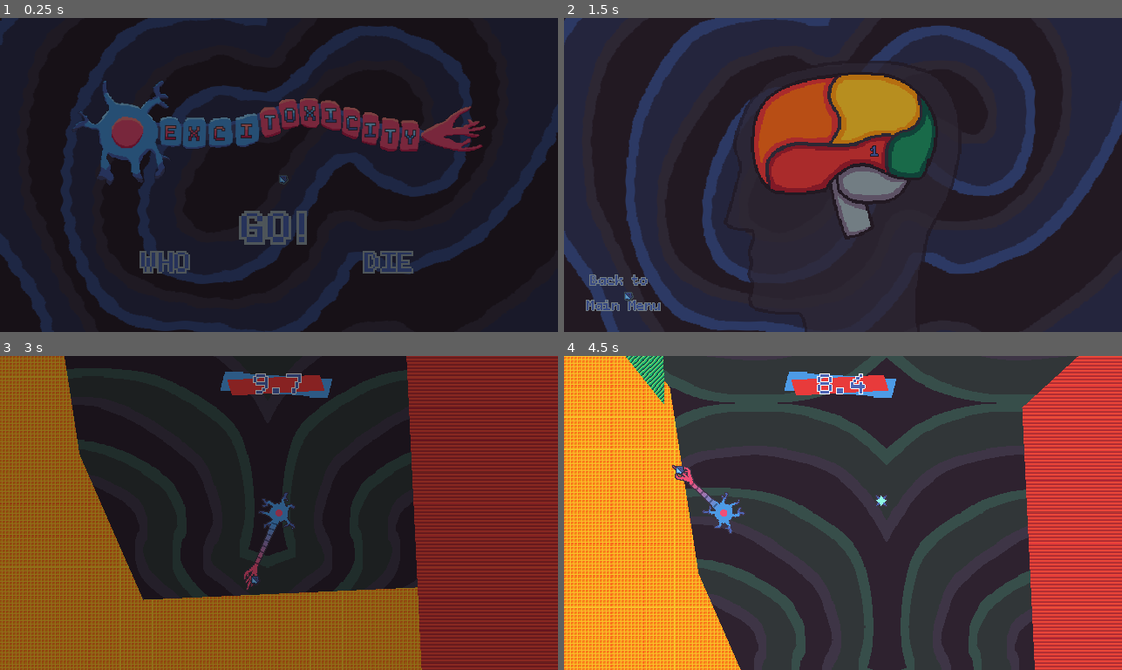
Above: before the commit, frames 1-4 (two rows, left to right).
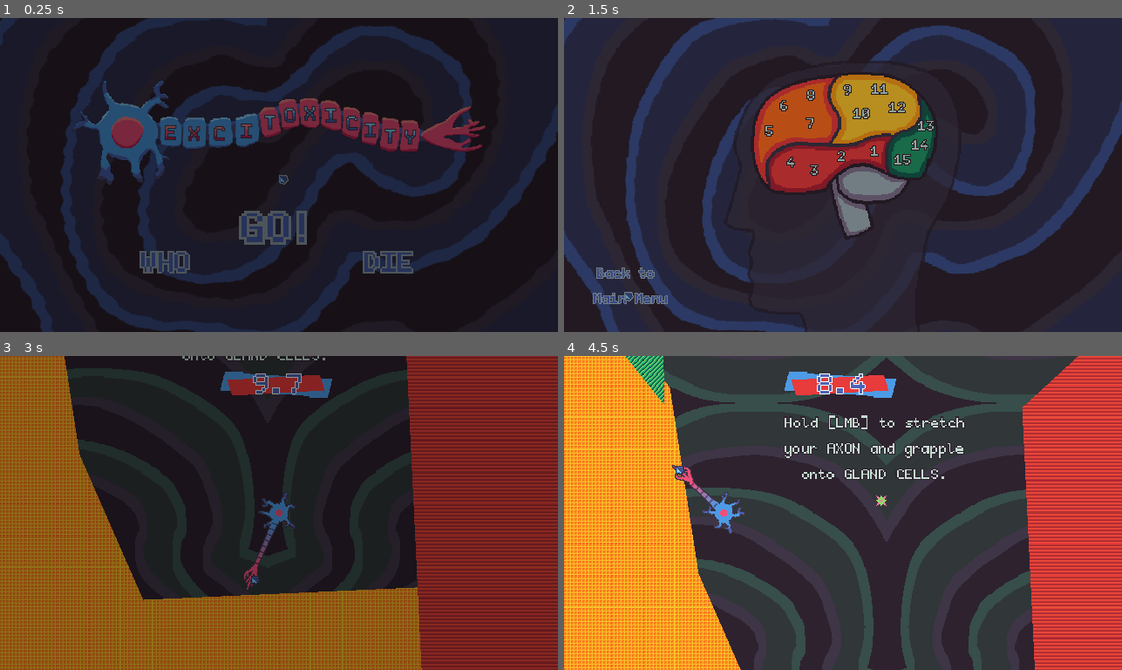
Above: after the commit, the same moments.

Repository: bnhrl/MomentumIsEverythingCountDown
Game: Godot game, scene res://Game/MainMenu/main_menu.tscn
Two runs of this game, one before a commit and one after it. Both use one fixed random seed, a clock stepped at 60 frames per second and the inputs below.
Inputs (mouse positions are in pixels of both pictures, inside the frame that each line leads up to):
- Up to frame 1 (0.25 s): no input
- Up to frame 2 (1.5 s): move the mouse to (831, 225) at 0.52 s; hold D (right) 0.53-1.28 s; click (831, 225) at 0.6 s; move the mouse to (625, 291) at 1.27 s; hold S (down) from 1.28 s (still down); click (625, 291) at 1.35 s
- Up to frame 3 (3 s): move the mouse to (312, 487) at 2.02 s; release S (down) at 2.03 s; hold D (right) 2.03-2.78 s; click (312, 487) at 2.1 s; move the mouse to (251, 575) at 2.77 s; hold W (up) from 2.78 s (still down); click (251, 575) at 2.85 s
- Up to frame 4 (4.5 s): move the mouse to (1010, 560) at 3.52 s; release W (up) at 3.53 s; hold A (left) from 3.53 s (still down); click (1010, 560) at 3.6 s; move the mouse to (675, 465) at 4.27 s; click (675, 465) at 4.35 s

The runs differ from the first frame. In frame 1, less than 0.1% of the frame differs, in the area x 50-52%, y 50-54%; in frame 2, 1.8%, in the area x 3-67%, y 20-94%; in frame 3, 0.1%; in frame 4, 1.1%.

Commit message:
Made audio scale with the time scale,  added grapple shoot sound, various additions & adjustments

Diff:
--- a/Game/Interactable/WorldButton/world_button.tscn
+++ b/Game/Interactable/WorldButton/world_button.tscn
@@ -3,6 +3,7 @@
 [ext_resource type="Texture2D" uid="uid://dj5qbrrdc5202" path="res://Game/Interactable/WorldButton/button.png" id="1_87fsa"]
 [ext_resource type="Script" uid="uid://dtdwwroehi63g" path="res://Game/Interactable/WorldButton/world_button.gd" id="1_r7rje"]
 [ext_resource type="PackedScene" uid="uid://legpy3ql7st2" path="res://Game/Interactable/_Base/interactable.tscn" id="1_wn0vo"]
+[ext_resource type="Material" uid="uid://behb1ngel53g" path="res://Assets/Materials/outline_2d.tres" id="2_6h5fk"]
 [ext_resource type="Texture2D" uid="uid://bft3v4m5kk5op" path="res://Game/Interactable/WorldButton/button_press_effect.png" id="4_jyhi0"]
 [ext_resource type="AudioStream" uid="uid://dgsxxymg84k6l" path="res://Assets/Sounds/button_press.mp3" id="5_kc8o7"]
 
@@ -90,6 +91,7 @@
 script = ExtResource("1_r7rje")
 
 [node name="Sprite" type="AnimatedSprite2D" parent="." unique_id=1340318460]
+material = ExtResource("2_6h5fk")
 sprite_frames = SubResource("SpriteFrames_c6smh")
 autoplay = "default"
 
--- a/Game/LevelSelect/level_select.gd
+++ b/Game/LevelSelect/level_select.gd
@@ -1,5 +1,7 @@
 class_name LevelSelect extends Control
 
+func _ready() -> void:
+	RenderingServer.global_shader_parameter_set("outline_color", Color("9babb2"))
 
 func _on_btn_main_menu_pressed() -> void:
 	Scenes.swap_scene("Main Menu")
--- a/Game/LevelSelect/level_select.tscn
+++ b/Game/LevelSelect/level_select.tscn
@@ -27,10 +27,10 @@
 
 [node name="BtnMainMenu" parent="." unique_id=1301211313 instance=ExtResource("2_eeebr")]
 layout_mode = 0
-offset_left = 24.0
-offset_top = 285.0
-offset_right = 114.0
-offset_bottom = 342.0
+offset_left = 32.0
+offset_top = 277.0
+offset_right = 122.0
+offset_bottom = 334.0
 theme_override_colors/font_outline_color = Color(0.60784316, 0.67058825, 0.69803923, 1)
 text = "Back to
 Main Menu"
@@ -49,8 +49,179 @@
 offset_top = 137.0
 offset_right = 369.0
 offset_bottom = 167.0
+theme_override_colors/default_color = Color(0.78039217, 0.8627451, 0.8156863, 1)
 text = "1"
 level = 1
+default_color = Color(0.78039217, 0.8627451, 0.8156863, 1)
+hover_color = Color(0.3019608, 0.60784316, 0.9019608, 1)
+
+[node name="BtnLevel2" parent="." unique_id=838363682 instance=ExtResource("3_eeebr")]
+layout_mode = 0
+offset_left = 307.0
+offset_top = 143.0
+offset_right = 331.0
+offset_bottom = 173.0
+theme_override_colors/default_color = Color(0.78039217, 0.8627451, 0.8156863, 1)
+text = "2"
+level = 2
+default_color = Color(0.78039217, 0.8627451, 0.8156863, 1)
+hover_color = Color(0.3019608, 0.60784316, 0.9019608, 1)
+
+[node name="BtnLevel3" parent="." unique_id=1512173018 instance=ExtResource("3_eeebr")]
+layout_mode = 0
+offset_left = 276.0
+offset_top = 159.0
+offset_right = 300.0
+offset_bottom = 189.0
+theme_override_colors/default_color = Color(0.78039217, 0.8627451, 0.8156863, 1)
+text = "3"
+level = 3
+default_color = Color(0.78039217, 0.8627451, 0.8156863, 1)
+hover_color = Color(0.3019608, 0.60784316, 0.9019608, 1)
+
+[node name="BtnLevel4" parent="." unique_id=1516766094 instance=ExtResource("3_eeebr")]
+layout_mode = 0
+offset_left = 249.0
+offset_top = 150.0
+offset_right = 273.0
+offset_bottom = 180.0
+theme_override_colors/default_color = Color(0.78039217, 0.8627451, 0.8156863, 1)
+text = "4"
+level = 4
+default_color = Color(0.78039217, 0.8627451, 0.8156863, 1)
+hover_color = Color(0.3019608, 0.60784316, 0.9019608, 1)
+
+[node name="BtnLevel5" parent="." unique_id=1880270758 instance=ExtResource("3_eeebr")]
+layout_mode = 0
+offset_left = 224.0
+offset_top = 114.0
+offset_right = 248.0
+offset_bottom = 144.0
+theme_override_colors/default_color = Color(0.78039217, 0.8627451, 0.8156863, 1)
+text = "5"
+level = 5
+default_color = Color(0.78039217, 0.8627451, 0.8156863, 1)
+hover_color = Color(0.3019608, 0.60784316, 0.9019608, 1)
+
+[node name="BtnLevel6" parent="." unique_id=1343485253 instance=ExtResource("3_eeebr")]
+layout_mode = 0
+offset_left = 241.0
+offset_top = 85.0
+offset_right = 265.0
+offset_bottom = 115.0
+theme_override_colors/default_color = Color(0.78039217, 0.8627451, 0.8156863, 1)
+text = "6"
+level = 6
+default_color = Color(0.78039217, 0.8627451, 0.8156863, 1)
+hover_color = Color(0.3019608, 0.60784316, 0.9019608, 1)
+
+[node name="BtnLevel7" parent="." unique_id=258237501 instance=ExtResource("3_eeebr")]
+layout_mode = 0
+offset_left = 271.0
+offset_top = 105.0
+offset_right = 295.0
+offset_bottom = 135.0
+theme_override_colors/default_color = Color(0.78039217, 0.8627451, 0.8156863, 1)
+text = "7"
+level = 7
+default_color = Color(0.78039217, 0.8627451, 0.8156863, 1)
+hover_color = Color(0.3019608, 0.60784316, 0.9019608, 1)
+
+[node name="BtnLevel8" parent="." unique_id=1225651890 instance=ExtResource("3_eeebr")]
+layout_mode = 0
+offset_left = 272.0
+offset_top = 73.0
+offset_right = 296.0
+offset_bottom = 103.0
+theme_override_colors/default_color = Color(0.78039217, 0.8627451, 0.8156863, 1)
+text = "8"
+level = 8
+default_color = Color(0.78039217, 0.8627451, 0.8156863, 1)
+hover_color = Color(0.3019608, 0.60784316, 0.9019608, 1)
+
+[node name="BtnLevel9" parent="." unique_id=1100347139 instance=ExtResource("3_eeebr")]
+layout_mode = 0
+offset_left = 314.0
+offset_top = 67.0
+offset_right = 338.0
+offset_bottom = 97.0
+theme_override_colors/default_color = Color(0.78039217, 0.8627451, 0.8156863, 1)
+text = "9"
+level = 9
+default_color = Color(0.78039217, 0.8627451, 0.8156863, 1)
+hover_color = Color(0.3019608, 0.60784316, 0.9019608, 1)
+
+[node name="BtnLevel10" parent="." unique_id=631110659 instance=ExtResource("3_eeebr")]
+layout_mode = 0
+offset_left = 330.0
+offset_top = 94.0
+offset_right = 354.0
+offset_bottom = 124.0
+theme_override_colors/default_color = Color(0.78039217, 0.8627451, 0.8156863, 1)
+text = "10"
+level = 10
+default_color = Color(0.78039217, 0.8627451, 0.8156863, 1)
+hover_color = Color(0.3019608, 0.60784316, 0.9019608, 1)
+
+[node name="BtnLevel11" parent="." unique_id=1159681044 instance=ExtResource("3_eeebr")]
+layout_mode = 0
+offset_left = 351.0
+offset_top = 66.0
+offset_right = 375.0
+offset_bottom = 96.0
+theme_override_colors/default_color = Color(0.78039217, 0.8627451, 0.8156863, 1)
+text = "11"
+level = 11
+default_color = Color(0.78039217, 0.8627451, 0.8156863, 1)
+hover_color = Color(0.3019608, 0.60784316, 0.9019608, 1)
+
+[node name="BtnLevel12" parent="." unique_id=2053102395 instance=ExtResource("3_eeebr")]
+layout_mode = 0
+offset_left = 371.0
+offset_top = 87.0
+offset_right = 395.0
+offset_bottom = 117.0
+theme_override_colors/default_color = Color(0.78039217, 0.8627451, 0.8156863, 1)
+text = "12"
+level = 12
+default_color = Color(0.78039217, 0.8627451, 0.8156863, 1)
+hover_color = Color(0.3019608, 0.60784316, 0.9019608, 1)
+
+[node name="BtnLevel13" parent="." unique_id=348436725 instance=ExtResource("3_eeebr")]
+layout_mode = 0
+offset_left = 404.0
+offset_top = 108.0
+offset_right = 428.0
+offset_bottom = 138.0
+theme_override_colors/default_color = Color(0.78039217, 0.8627451, 0.8156863, 1)
+text = "13"
+level = 13
+default_color = Color(0.78039217, 0.8627451, 0.8156863, 1)
+hover_color = Color(0.3019608, 0.60784316, 0.9019608, 1)
+
+[node name="BtnLevel14" parent="." unique_id=1189631648 instance=ExtResource("3_eeebr")]
+layout_mode = 0
+offset_left = 397.0
+offset_top = 130.0
+offset_right = 421.0
+offset_bottom = 160.0
+theme_override_colors/default_color = Color(0.78039217, 0.8627451, 0.8156863, 1)
+text = "14"
+level = 14
+default_color = Color(0.78039217, 0.8627451, 0.8156863, 1)
+hover_color = Color(0.3019608, 0.60784316, 0.9019608, 1)
+
+[node name="BtnLevel15" parent="." unique_id=1979077655 instance=ExtResource("3_eeebr")]
+layout_mode = 0
+offset_left = 377.0
+offset_top = 147.0
+offset_right = 401.0
+offset_bottom = 177.0
+theme_override_colors/default_color = Color(0.78039217, 0.8627451, 0.8156863, 1)
+text = "15"
+level = 15
+default_color = Color(0.78039217, 0.8627451, 0.8156863, 1)
+hover_color = Color(0.3019608, 0.60784316, 0.9019608, 1)
 
 [node name="Background" type="CanvasGroup" parent="." unique_id=1425335490]
 z_index = -2
--- a/Game/Levels/Level1/level_1.tscn
+++ b/Game/Levels/Level1/level_1.tscn
@@ -101,3 +101,35 @@
 
 [node name="CompletionZone0" parent="CompletionZones" parent_id_path=PackedInt32Array(1863227345) index="0" unique_id=241888325 instance=ExtResource("8_tlwvc")]
 position = Vector2(1534, 127)
+
+[node name="Tutorial0" type="RichTextLabel" parent="." index="12" unique_id=1358969739]
+clip_contents = false
+offset_left = 237.0
+offset_top = 636.0
+offset_right = 457.0
+offset_bottom = 744.0
+mouse_filter = 2
+theme_override_colors/default_color = Color(0.78039217, 0.8627451, 0.8156863, 1)
+theme_override_colors/font_outline_color = Color(0.18039216, 0.13333334, 0.18431373, 1)
+theme_override_constants/outline_size = 4
+bbcode_enabled = true
+text = "Hold [LMB] to stretch your AXON and grapple onto GLAND CELLS."
+scroll_active = false
+horizontal_alignment = 1
+vertical_alignment = 1
+
+[node name="Tutorial1" type="RichTextLabel" parent="." index="13" unique_id=692343368]
+clip_contents = false
+offset_left = 835.0
+offset_top = 529.0
+offset_right = 1055.0
+offset_bottom = 637.0
+mouse_filter = 2
+theme_override_colors/default_color = Color(0.78039217, 0.8627451, 0.8156863, 1)
+theme_override_colors/font_outline_color = Color(0.18039216, 0.13333334, 0.18431373, 1)
+theme_override_constants/outline_size = 4
+bbcode_enabled = true
+text = "You must be moving quickly to get over DEATH PITS."
+scroll_active = false
+horizontal_alignment = 1
+vertical_alignment = 1
--- a/Game/Levels/_Base/level.gd
+++ b/Game/Levels/_Base/level.gd
@@ -66,6 +66,7 @@
 	Effects.intensify()
 	var excitotoxicity := EXCITOTOXICITY.instantiate()
 	add_child(excitotoxicity)
+	await Delays.wait(0.2)
 	spawn_enzyme()
 
 func player_dead() -> void:
--- a/Game/MainMenu/main_menu.gd
+++ b/Game/MainMenu/main_menu.gd
@@ -2,7 +2,7 @@
 
 
 func _ready() -> void:
-	pass
+	RenderingServer.global_shader_parameter_set("outline_color", Color("9babb2"))
 
 func _on_btn_start_pressed() -> void:
 	Scenes.swap_scene("Level Select")
--- a/Game/Player/player.gd
+++ b/Game/Player/player.gd
@@ -151,6 +151,8 @@
 			retracting_tail = false
 			grapple_direction = global_position.direction_to(get_global_mouse_position())
 			grapple_direction_indicator.hide()
+			$GrappleSoundPlayer.pitch_scale = randf_range(0.75, 1.25)
+			$GrappleSoundPlayer.play()
 			attempting_to_grapple = true
 			await Delays.wait(0.5)
 			attempting_to_grapple = false
--- a/Game/Player/player.tscn
+++ b/Game/Player/player.tscn
@@ -8,6 +8,7 @@
 [ext_resource type="Texture2D" uid="uid://bb4dfknaejnqo" path="res://Game/Player/grabber.png" id="5_segth"]
 [ext_resource type="AudioStream" uid="uid://bscgw8po1fa0a" path="res://Assets/Sounds/death.mp3" id="7_ch4ko"]
 [ext_resource type="AudioStream" uid="uid://c0xfowxnk65ro" path="res://Assets/Sounds/ricochet_0.wav" id="8_vh1aq"]
+[ext_resource type="AudioStream" uid="uid://csv6ew2i6t7tl" path="res://Assets/Sounds/grapple_shoot.wav" id="9_4ddeg"]
 
 [sub_resource type="CircleShape2D" id="CircleShape2D_c6smh"]
 
@@ -118,6 +119,7 @@
 polygon = PackedVector2Array(12, -8, 24, 0, 12, 8, 18, 0)
 
 [node name="KillSoundPlayer" type="AudioStreamPlayer2D" parent="." unique_id=224865394]
+max_polyphony = 20
 
 [node name="DeathSoundPlayer" type="AudioStreamPlayer2D" parent="." unique_id=416051244]
 stream = ExtResource("7_ch4ko")
@@ -125,3 +127,6 @@
 [node name="RicochetSoundPlayer" type="AudioStreamPlayer2D" parent="." unique_id=1655605020]
 stream = ExtResource("8_vh1aq")
 max_polyphony = 2
+
+[node name="GrappleSoundPlayer" type="AudioStreamPlayer2D" parent="." unique_id=537767284]
+stream = ExtResource("9_4ddeg")
--- a/UI/Buttons/LevelButton/level_button.gd
+++ b/UI/Buttons/LevelButton/level_button.gd
@@ -3,4 +3,5 @@
 @export var level: int = 0
 
 func press() -> void:
+	super.press()
 	Scenes.swap_scene("Level " + str(level))
--- a/_Globals/_GameTime.gd
+++ b/_Globals/_GameTime.gd
@@ -3,7 +3,7 @@
 func _process(delta: float) -> void:
 	time_scale = LerpHelper.lf(time_scale, _target_time_scale, 32.0, delta)
 	Engine.time_scale = time_scale
-
+	AudioServer.playback_speed_scale = time_scale
 
 var _target_time_scale := 1.0
 var time_scale := 1.0
--- /dev/null
+++ b/default_bus_layout.tres
@@ -0,0 +1,8 @@
+[gd_resource type="AudioBusLayout" format=3 uid="uid://cjjus0h7h06s1"]
+
+[sub_resource type="AudioEffectPitchShift" id="AudioEffectPitchShift_j3pel"]
+resource_name = "PitchShift"
+
+[resource]
+bus/0/effect/0/effect = SubResource("AudioEffectPitchShift_j3pel")
+bus/0/effect/0/enabled = true
--- a/project.godot
+++ b/project.godot
@@ -13,7 +13,7 @@
 config/name="MomentumIsEverythingCountDown"
 run/main_scene="uid://bd8qt04xi4h20"
 config/features=PackedStringArray("4.7", "Forward Plus")
-boot_splash/bg_color=Color(0.38431373, 0.33333334, 0.39607844, 1)
+boot_splash/bg_color=Color(0.18039216, 0.13333334, 0.18431373, 1)
 config/icon="uid://bvm6k7v1gift2"
 
 [autoload]
Not shown, added: Assets/Sounds/grapple_shoot.wav.import
Not shown, changed: Assets/assets_credits.txt
Binary file changed: Game/GrapplePoints/grapple_point.png
Not shown, added: Assets/Sounds/grapple_shoot.wav
